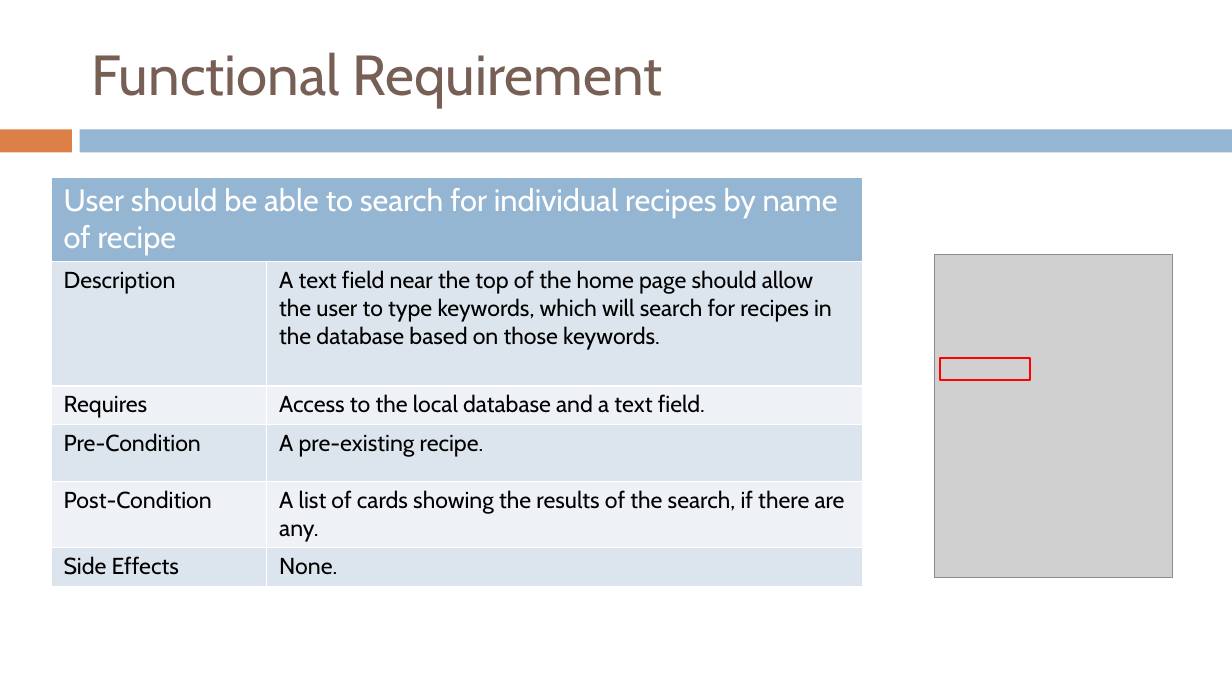
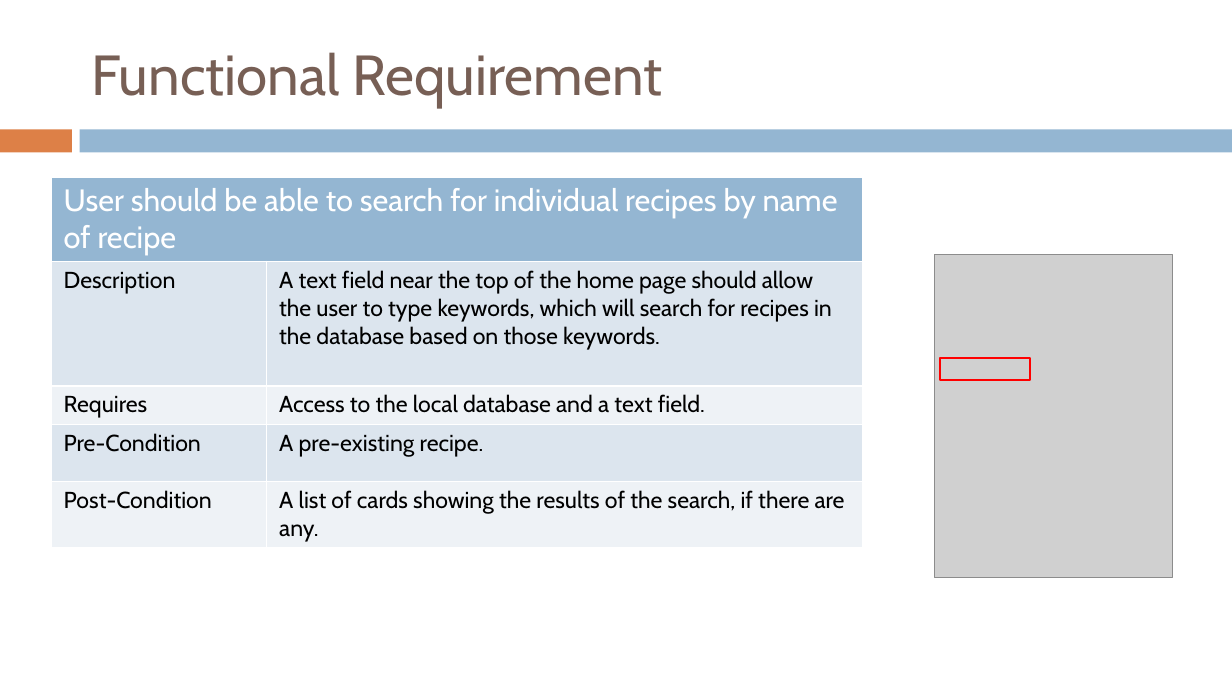
Before and after one commit to CS3365-01/PowerPoints, a slide deck: slide 7 of Pocket Chef Presentation2 Final.pptx. Drawn at 1232x693 pixels with LibreOffice and Linux fonts; fonts in the diff are those of the drawing; grey boxes stand for pictures. Boxes give left, top, right and bottom in pixels: in the first picture for what was removed or moved away, otherwise in the second. Text is boxed around its words. In the diff, an @@ line names an element or a change of style, - is before the commit and + after.

```diff
--- a/Pocket Chef Presentation2 Final.pptx
+++ b/Pocket Chef Presentation2 Final.pptx
@@ table at [52, 177, 862, 547] @@
-row 6: Side Effects | None.
```
Also in this commit, not shown: 2 other slides changed.
